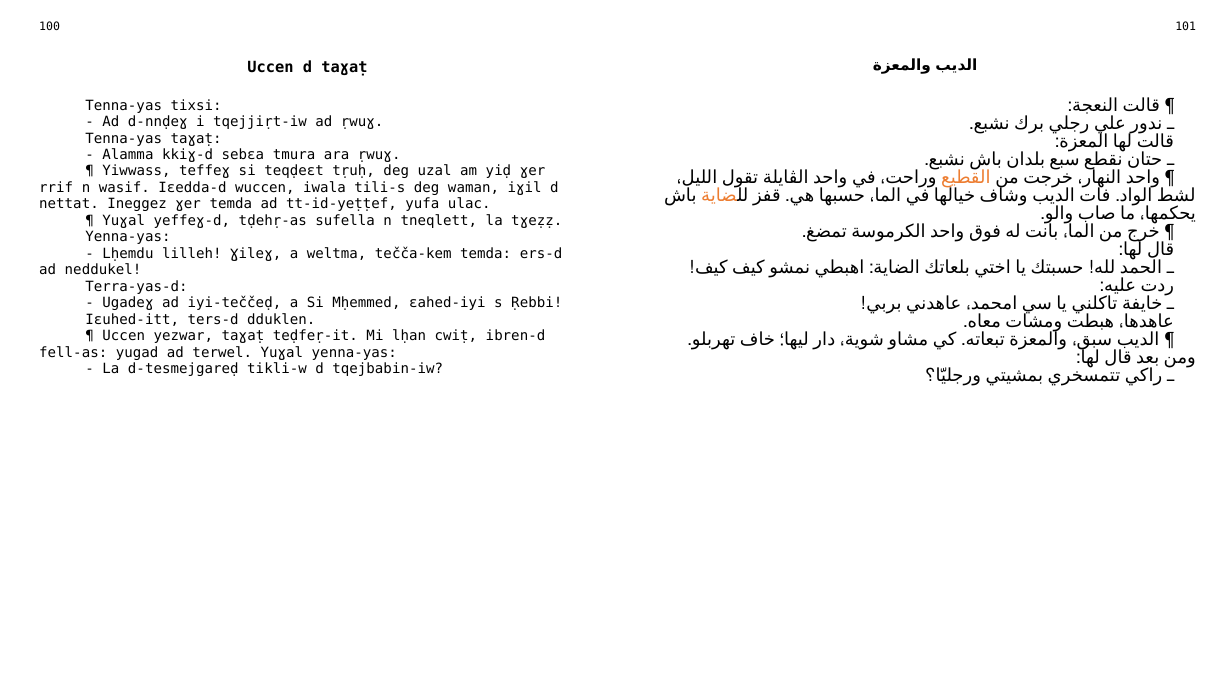
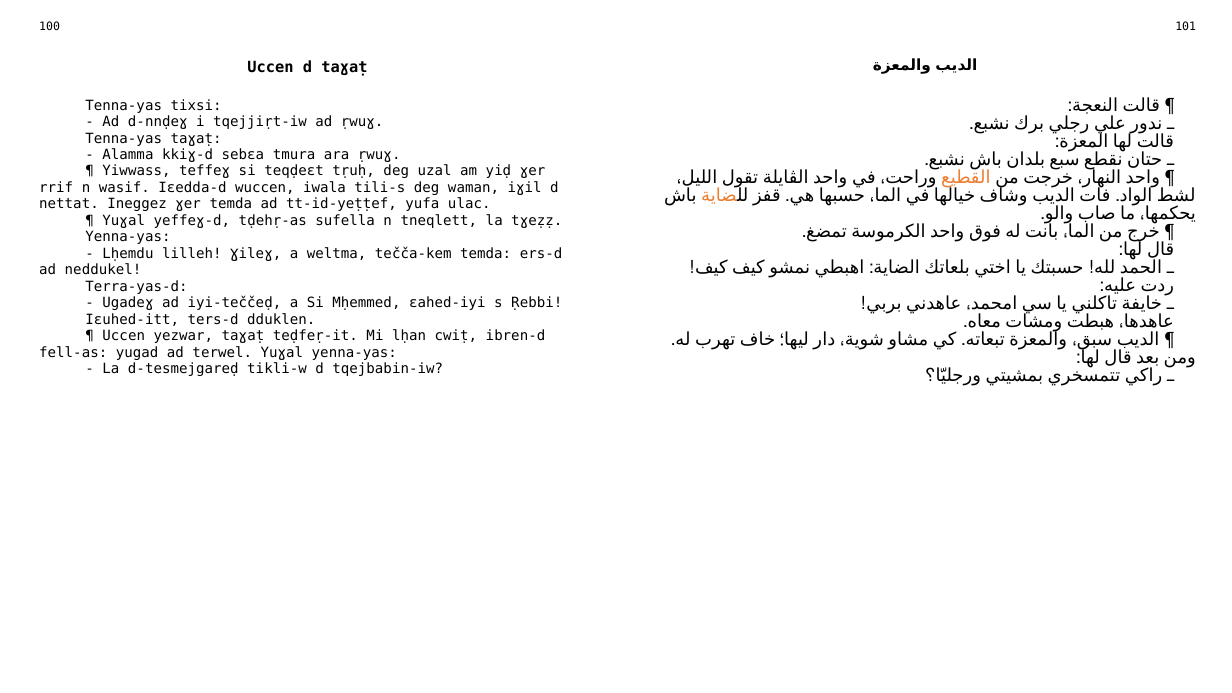
Before and after one commit to sferhah/tamacahut_n_wuccen, a slide deck: slide 46 of Uccen.ConsoleApp/uccen.arq.pptx. Drawn at 1232x693 pixels with LibreOffice and Linux fonts; fonts in the diff are those of the drawing. Boxes give left, top, right and bottom in pixels: in the first picture for what was removed or moved away, otherwise in the second. Text is boxed around its words. In the diff, an @@ line names an element or a change of style, - is before the commit and + after.

```diff
--- a/Uccen.ConsoleApp/uccen.arq.pptx
+++ b/Uccen.ConsoleApp/uccen.arq.pptx
@@ table at (30,15,1205,668) @@
-row 3, column 3: ¶ قالت النعجة: / ـ ندور علي رجلي برك نشبع. / قالت لها المعزة: / ـ حتان نقطع سبع بلدان باش نشبع. / ¶ واحد النهار، خرجت من القطيع وراحت، في واحد الڨايلة تقول الليل، لشط الواد. فات الديب وشاف خيالها في الما، حسبها هي. قفز للضاية باش يحكمها، ما صاب والو. / ¶ خرج من الما، بانت له فوق واحد الكرموسة تمضغ. / قال لها: / ـ الحمد لله! حسبتك يا اختي بلعاتك الضاية: اهبطي نمشو كيف كيف! / ردت عليه: / ـ خايفة تاكلني يا سي امحمد، عاهدني بربي! / عاهدها، هبطت ومشات معاه. / ¶ الديب سبق، والمعزة تبعاته. كي مشاو شوية، دار ليها؛ خاف تهربلو. ومن بعد قال لها: / ـ راكي تتمسخري بمشيتي ورجليّا؟
+row 3, column 3: ¶ قالت النعجة: / ـ ندور علي رجلي برك نشبع. / قالت لها المعزة: / ـ حتان نقطع سبع بلدان باش نشبع. / ¶ واحد النهار، خرجت من القطيع وراحت، في واحد الڨايلة تقول الليل، لشط الواد. فات الديب وشاف خيالها في الما، حسبها هي. قفز للضاية باش يحكمها، ما صاب والو. / ¶ خرج من الما، بانت له فوق واحد الكرموسة تمضغ. / قال لها: / ـ الحمد لله! حسبتك يا اختي بلعاتك الضاية: اهبطي نمشو كيف كيف! / ردت عليه: / ـ خايفة تاكلني يا سي امحمد، عاهدني بربي! / عاهدها، هبطت ومشات معاه. / ¶ الديب سبق، والمعزة تبعاته. كي مشاو شوية، دار ليها؛ خاف تهرب له. ومن بعد قال لها: / ـ راكي تتمسخري بمشيتي ورجليّا؟
```
Also in this commit, not shown: 1 other slide changed, 1 other file.
